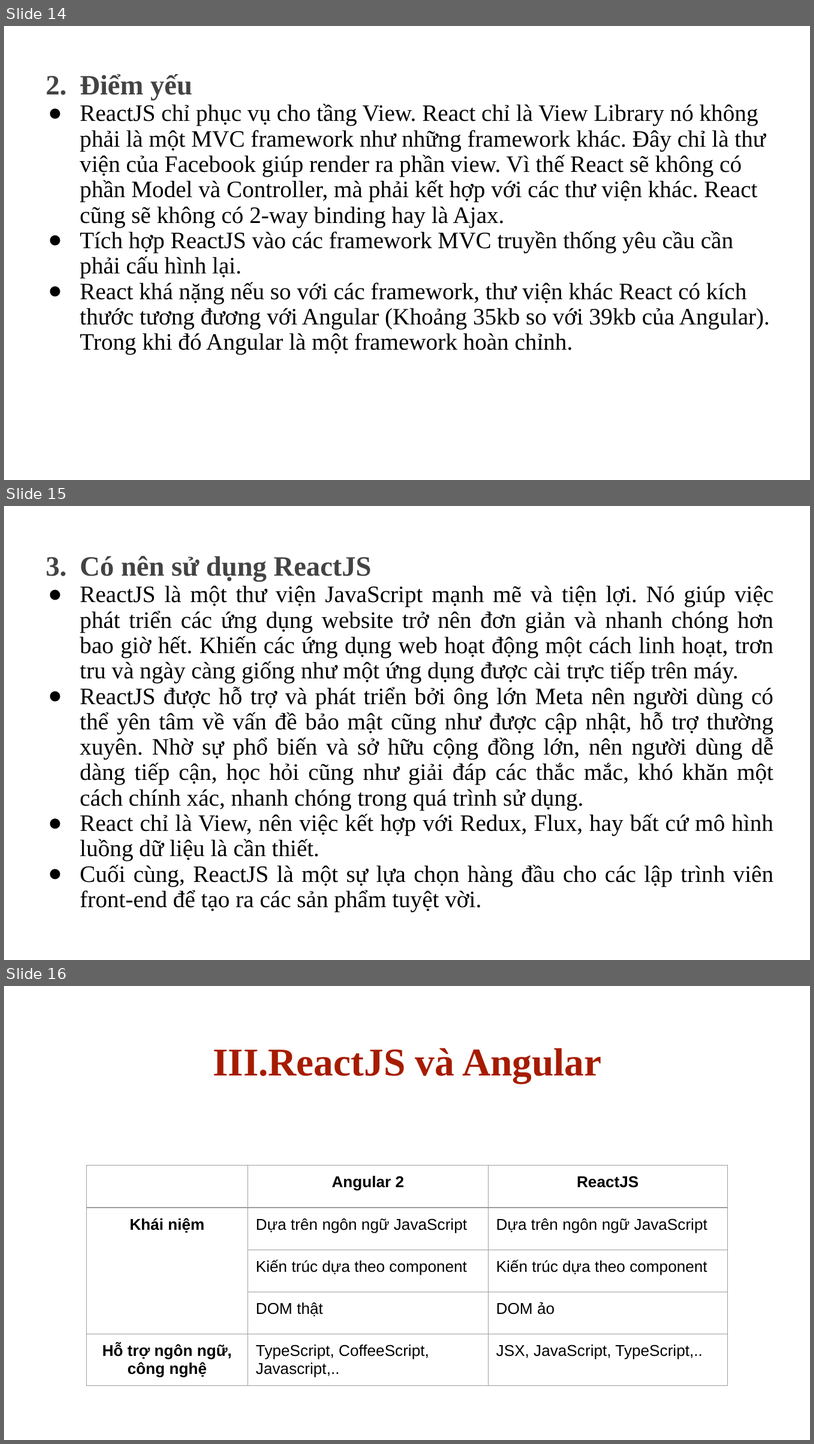
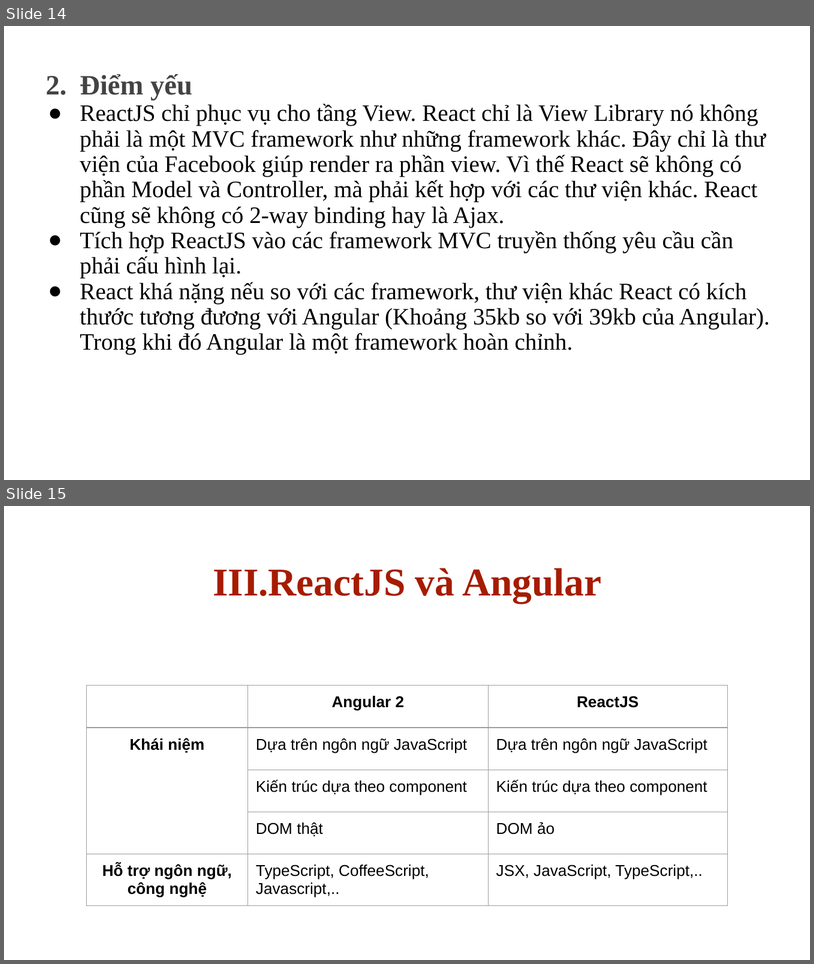
Before and after one commit to AlE-dip/ReactJS_News, a slide deck: documents/slide_báo_cáo.pptx. Shown one above the other, each under a label of ours: slides 14, 15 and 16 before the commit, slides 14 and 15 after it. The pictures are 814x1444 and 814x964 pixels, drawn with LibreOffice and Linux fonts; fonts in the diff are those of the drawing. Boxes give left, top, right and bottom in pixels: in the first picture for what was removed or moved away, otherwise in the second. Text is boxed around its words. In the diff, an @@ line names an element or a change of style, - is before the commit and + after.

```diff
--- a/documents/slide_báo_cáo.pptx
+++ b/documents/slide_báo_cáo.pptx
@@ slide 15 removed at (x1=4, y1=506, x2=810, y2=960), background #FFFFFF @@
@@ subtitle removed at (x1=80, y1=556, x2=774, y2=912) @@
-3. Có nên sử dụng ReactJS
-● ReactJS là một thư viện JavaScript mạnh mẽ và tiện lợi. Nó giúp việc phát triển các ứng dụng website trở nên đơn giản và nhanh chóng hơn bao giờ hết. Khiến các ứng dụng web hoạt động một cách linh hoạt, trơn tru và ngày càng giống như một ứng dụng được cài trực tiếp trên máy.
-● ReactJS được hỗ trợ và phát triển bởi ông lớn Meta nên người dùng có thể yên tâm về vấn đề bảo mật cũng như được cập nhật, hỗ trợ thường xuyên. Nhờ sự phổ biến và sở hữu cộng đồng lớn, nên người dùng dễ dàng tiếp cận, học hỏi cũng như giải đáp các thắc mắc, khó khăn một cách chính xác, nhanh chóng trong quá trình sử dụng.
-● React chỉ là View, nên việc kết hợp với Redux, Flux, hay bất cứ mô hình luồng dữ liệu là cần thiết.
-● Cuối cùng, ReactJS là một sự lựa chọn hàng đầu cho các lập trình viên front-end để tạo ra các sản phẩm tuyệt vời.
@@ what was slide 16 is now slide 15 @@
```
Also in this commit, not shown: 2 slides changed.
